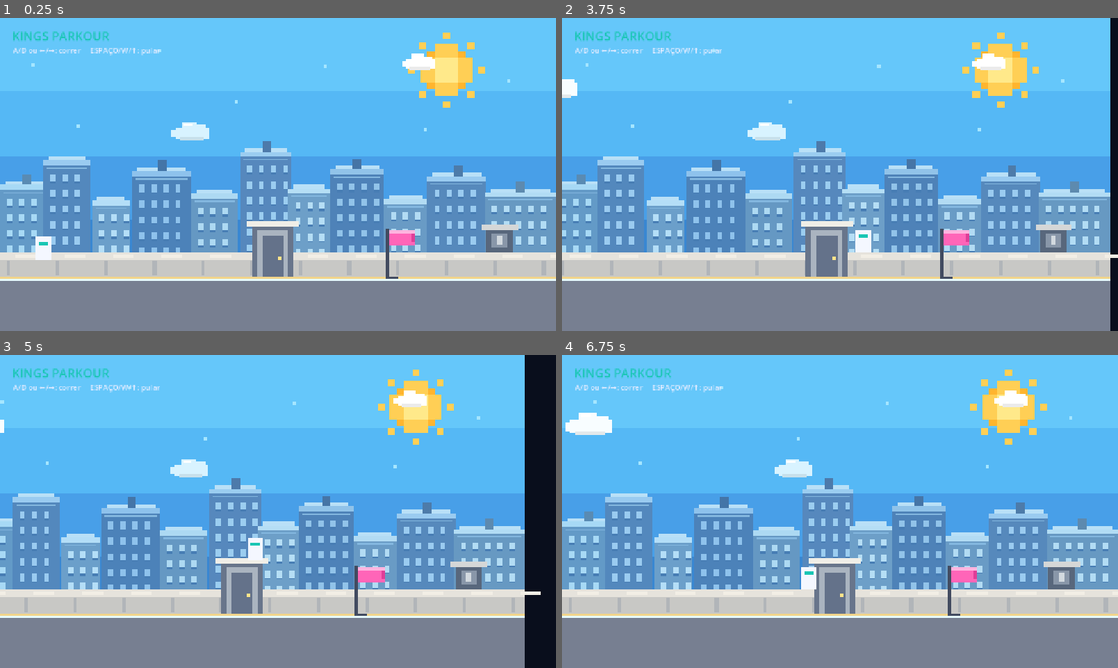
Above: before the commit, frames 1-4 (two rows, left to right).
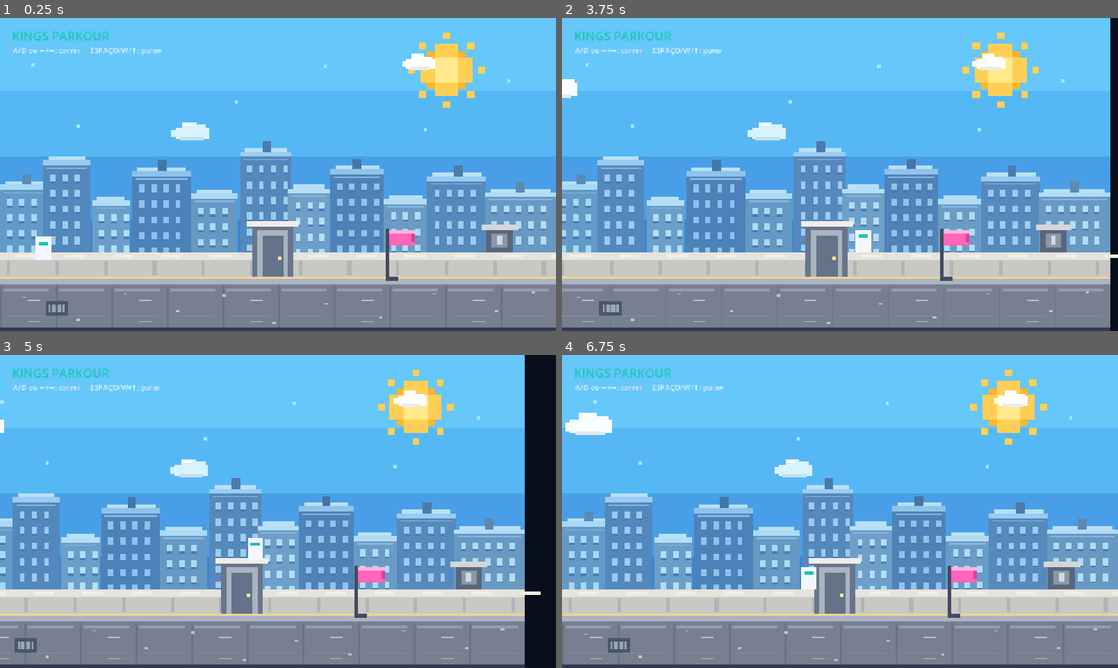
Above: after the commit, the same moments.

Repository: zamuuk13-sketch/MY-GAMES
Game: Godot game, scene res://Main.tscn
Same seed, same stepped clock (60 frames per second), same inputs: the game is played once before the commit and once after it.
Inputs:
- Up to frame 1 (0.25 s): no input
- Up to frame 2 (3.75 s): hold D (move_right) 0.53-2.03 s; tap Space (jump) at 0.77, 1.52, 3.02 s; hold A (move_left) 2.03-2.78 s; hold D (move_right) from 2.78 s (still down)
- Up to frame 3 (5 s): tap Space (jump) at 3.77, 4.52 s; release D (move_right) at 4.28 s; hold A (move_left) from 4.28 s (still down)
- Up to frame 4 (6.75 s): release A (move_left) at 5.03 s; hold D (move_right) 5.03-5.78 s; hold A (move_left) from 5.78 s (still down); tap Space (jump) at 6.02 s

The runs differ from the first frame. In frame 1, 3.9% of the frame differs, in the area x 0-100%, y 83-100%; in frame 2, 3.9%; in frame 3, 3.7%; in frame 4, 3.9%.

Commit message:
Keep rooftop pixel-art floor visible above collision platform

Diff:
--- a/KINGS_PARKOUR/Main.gd
+++ b/KINGS_PARKOUR/Main.gd
@@ -25,9 +25,18 @@
 	add_child(rooftop)
 
 func _build_level() -> void:
-	# The rooftop is currently one continuous, walkable starting area.
-	# Artwork floor begins at y=600 after 4x scaling.
-	_add_platform(Vector2(640, 660), Vector2(1280, 120), Color("#777f91"))
+	# Invisible collision follows the artwork so the detailed pixel floor stays visible.
+	var rooftop_floor := StaticBody2D.new()
+	rooftop_floor.position = Vector2(640, 660)
+	rooftop_floor.collision_layer = 1
+	rooftop_floor.collision_mask = 1
+	add_child(rooftop_floor)
+
+	var floor_collision := CollisionShape2D.new()
+	var floor_shape := RectangleShape2D.new()
+	floor_shape.size = Vector2(1280, 120)
+	floor_collision.shape = floor_shape
+	rooftop_floor.add_child(floor_collision)
 	finish_x = 999999.0
 
 func _add_platform(center: Vector2, dimensions: Vector2, tint: Color) -> void:
